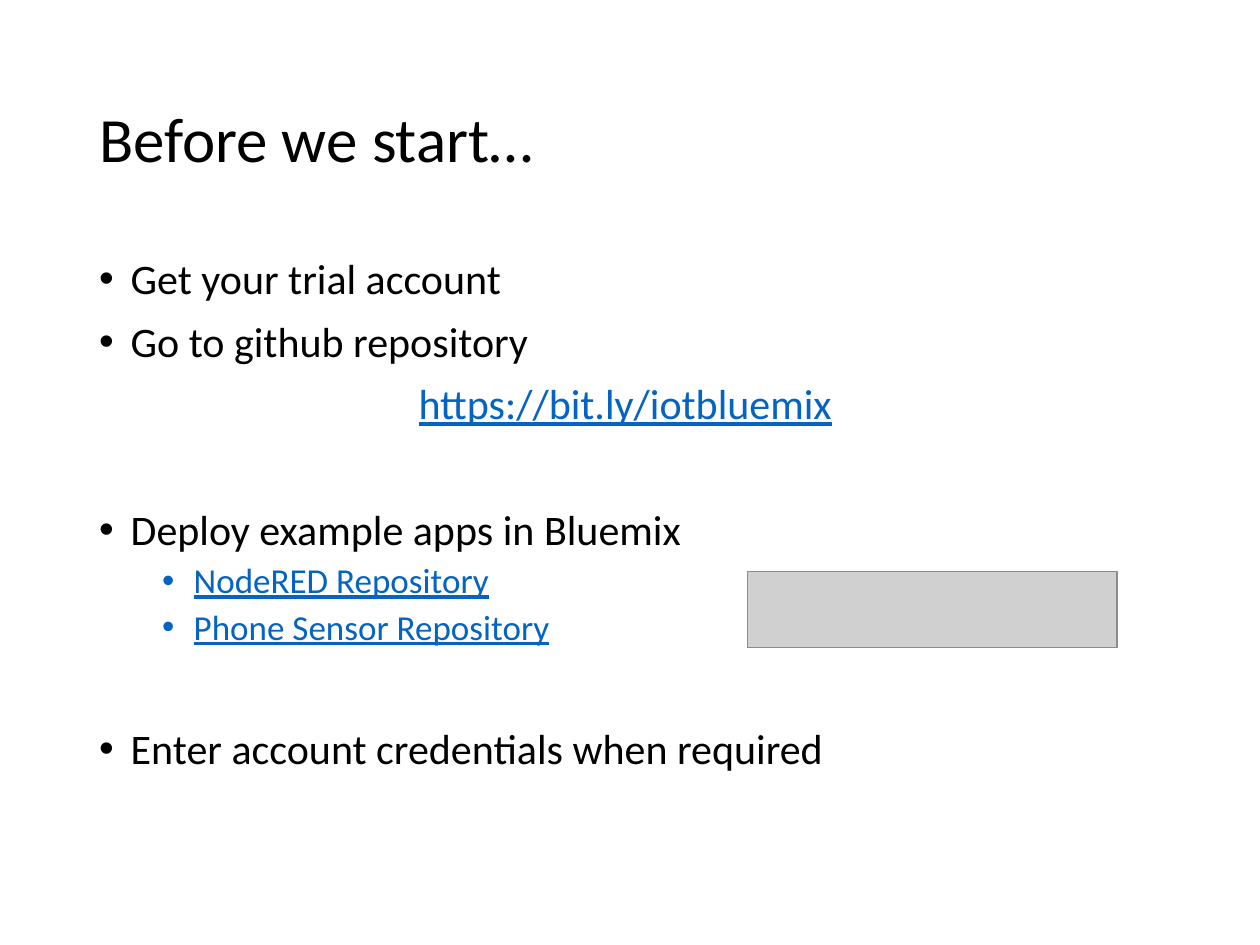
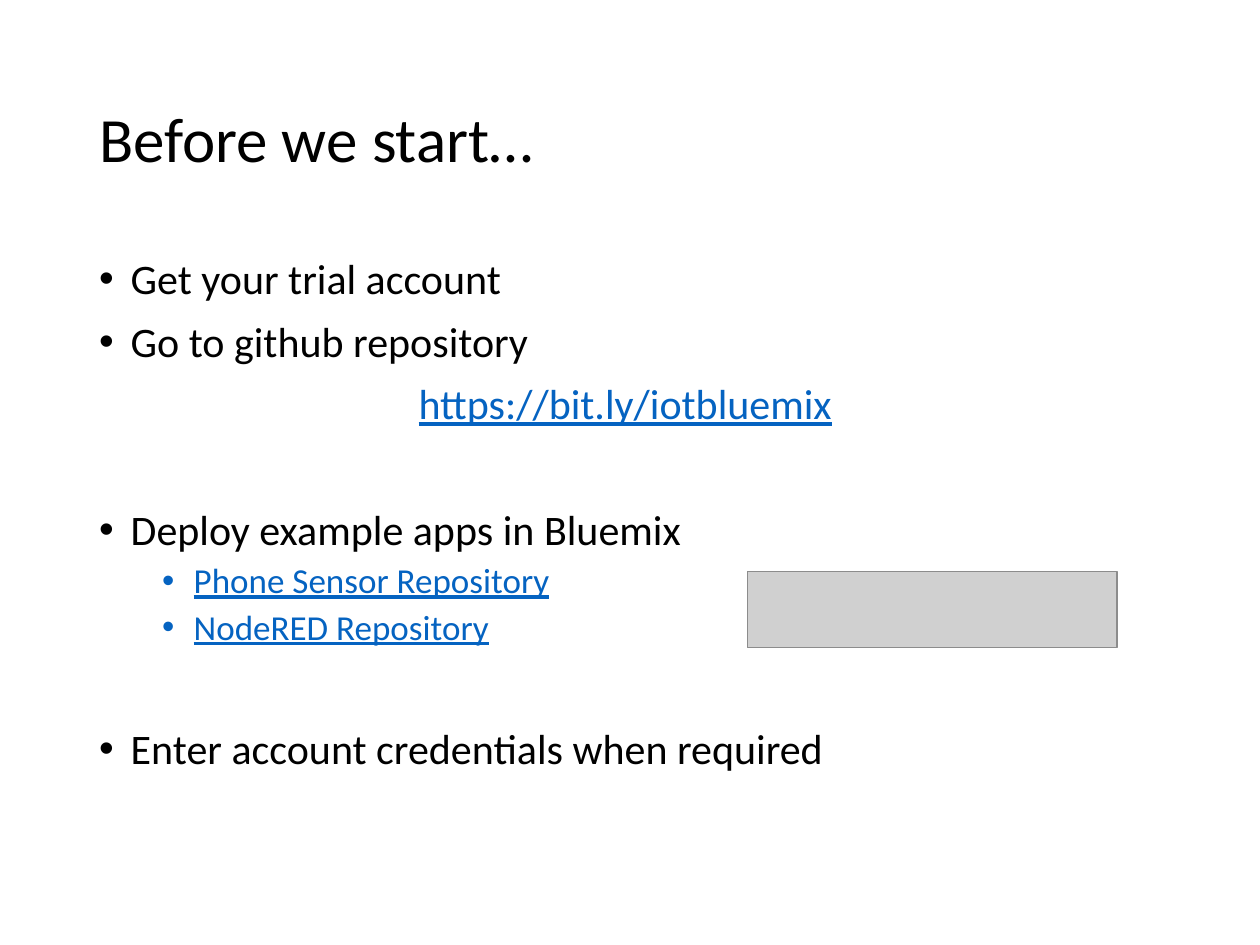
Before and after one commit to cdeck3r/IoTBluemixTutorial, a slide deck: slide 9 of Slides/IoTBluemixTutorial.pptx. Drawn at 1260x945 pixels with LibreOffice and Linux fonts; fonts in the diff are those of the drawing; grey boxes stand for pictures. Boxes give left, top, right and bottom in pixels: in the first picture for what was removed or moved away, otherwise in the second. Text is boxed around its words. In the diff, an @@ line names an element or a change of style, - is before the commit and + after.

```diff
--- a/Slides/IoTBluemixTutorial.pptx
+++ b/Slides/IoTBluemixTutorial.pptx
@@ text at box(194, 568, 550, 599): paragraph added @@
+  • Phone Sensor Repository
@@ text at box(194, 615, 550, 646): paragraph removed @@
-  • Phone Sensor Repository
```
Also in this commit, not shown: 1 slide added.
